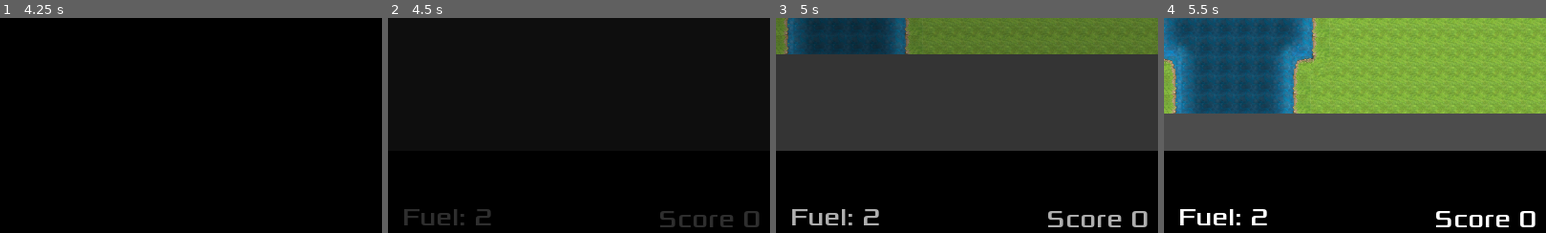
Above: before the commit, frames 1-4 (left to right).
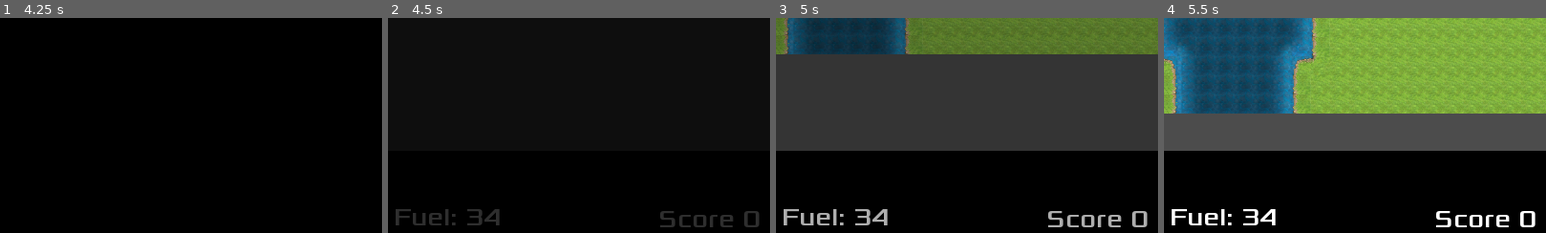
Above: after the commit, the same moments.

Repository: PawelKrywulko/TGW_G-8_Z1
Game: Godot game, scene res://scenes/GameManager.tscn
Same seed, same stepped clock (60 frames per second), same inputs: the game is played once before the commit and once after it.
Inputs:
- Up to frame 1 (4.25 s): tap Enter at 0.5 s; hold Right (ui_right) 0.53-1.28 s; hold Space (interact) 0.53-1.28 s; hold Down (ui_down) 1.28-2.03 s; tap Space (interact) at 1.35, 2.85 s; hold Right (ui_right) 2.03-2.78 s; hold Space (interact) 2.03-2.78 s; hold Up (ui_up) 2.78-3.53 s; hold Left (ui_left) from 3.53 s (still down); hold Space (interact) from 3.53 s (still down)
- Up to frame 2 (4.5 s): keep holding Left (ui_left); release Space (interact) at 4.28 s; tap Space (interact) at 4.35 s
- Up to frame 3 (5 s): keep holding Left (ui_left)
- Up to frame 4 (5.5 s): release Left (ui_left) at 5.03 s; hold Down (ui_down) from 5.03 s (still down); hold Space (interact) from 5.03 s (still down)
The pictures show only the part of the screen within x 41-91%, y 44-94%; the shares and areas given below are measured in that part.

Frame 1 is identical in both runs. In frame 2, 0.8% of the frame differs, in the area x 2-30%, y 88-97%; in frame 3, 1.1%; in frame 4, 1.1%.

Commit message:
Add exlosion number to fueltank and bridge, Fix Tank

Diff:
--- a/River Raid/scenes/GameManager.tscn
+++ b/River Raid/scenes/GameManager.tscn
@@ -93,7 +93,6 @@
 position = Vector2( 960, 738 )
 
 [node name="Levels" type="Node" parent="."]
-editor/display_folded = true
 
 [node name="Level1" parent="Levels" instance=ExtResource( 2 )]
 position = Vector2( -1, -4949 )
@@ -165,7 +164,6 @@
 editor/display_folded = true
 scale = Vector2( 0.75, 0.75 )
 base_speed = 250.0
-fuel_capacity = 2.0
 
 [node name="FuelTimer" parent="Player" index="2"]
 autostart = false
@@ -219,7 +217,7 @@
 position = Vector2( 1467.25, -6064.11 )
 
 [node name="Tank2" parent="." instance=ExtResource( 13 )]
-position = Vector2( 351.446, -5531.31 )
+position = Vector2( 698.969, -5047.97 )
 distance_to_player = 1000.0
 
 [node name="Jet3" parent="." instance=ExtResource( 15 )]
--- a/River Raid/scripts/Enemy/Bridge.gd
+++ b/River Raid/scripts/Enemy/Bridge.gd
@@ -7,6 +7,7 @@
 
 onready var hud := get_tree().get_root().get_node("GameManager/HUD")
 onready var game_manager := get_tree().get_root().get_node("GameManager")
+export var exlosion_number: int = 25
 
 func _ready():
 	show()
@@ -19,7 +20,7 @@
 		connect("bridge_destroyed", area, "destroy_enemy")
 	if area_name == "Projectile" || area_name == "Player":
 		hide()
-		ExplosionBuilder.explode(position,$Sprite.get_rect().end, 25)
+		ExplosionBuilder.explode(position,$Sprite.get_rect().end, exlosion_number)
 		$CollisionShape2D.set_deferred("disabled", true)
 		print("bridge_destroyed; points: %s" % points)
 		emit_signal("bridge_destroyed_hud", points)
--- a/River Raid/scripts/Enemy/Tank.gd
+++ b/River Raid/scripts/Enemy/Tank.gd
@@ -30,9 +30,4 @@
 	shell.set_target($ShotSpot.position)
 
 func destroy_enemy() -> void:
-	.destroy_enemy()
-	$Area2D/CollisionShape2D.set_deferred("disabled", true)
-
-func _on_game_reseted():
-	._on_game_reseted()
-	$Area2D/CollisionShape2D.set_deferred("disabled", false)
+	queue_free()
--- a/River Raid/scripts/FuelTank.gd
+++ b/River Raid/scripts/FuelTank.gd
@@ -6,6 +6,7 @@
 
 onready var hud := get_tree().get_root().get_node("GameManager/HUD")
 onready var game_manager := get_tree().get_root().get_node("GameManager")
+export var exlosion_number: int = 15
 
 func _ready():
 	show()
@@ -16,7 +17,7 @@
 	var area_name: String = area.get_name()
 	if area_name == "Projectile":
 		hide()
-		ExplosionBuilder.explode(position,$Sprite.get_rect().end, 15)
+		ExplosionBuilder.explode(position,$Sprite.get_rect().end, exlosion_number)
 		$Explosion.play()
 		$CollisionShape2D.set_deferred("disabled", true)
 		print("fuel_tank_destroyed; points: %s" % points)
